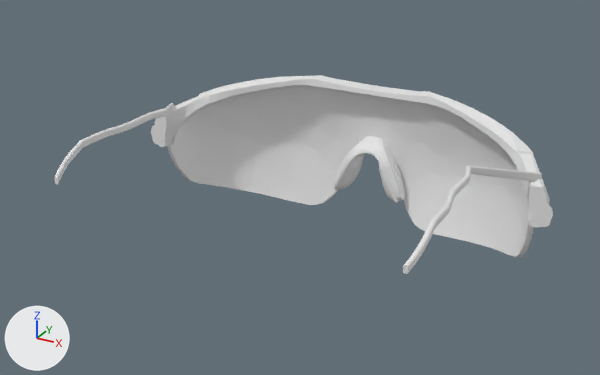
Renders of the FBX model spikes/Unity3D/Assets/Characters/LesCyclopes/Male.fbx from each side of a commit.
Before and after are seen from a 50 mm lens placed at (0.156, -0.255, 1.838), pointed at (-0.001, 0.031, 1.695). The lights are fixed; the arrows at lower left show +X, +Y and +Z. The older version comes first. Vertices at exactly the same position are counted once.

The first picture shows 'PR_LesCyclopes_Male_LOD0'.
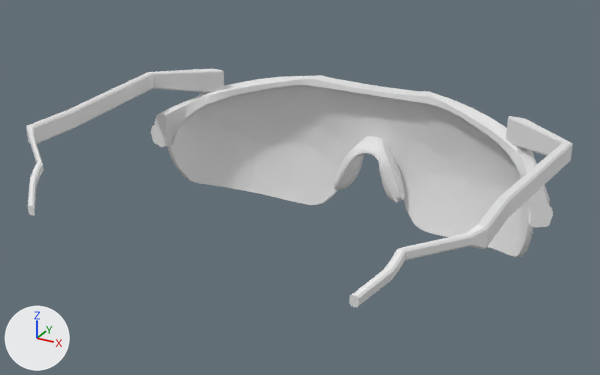
Changed parts and their boxes [x1, y1, x2, y2] in the pictures (600 x 375 px; the box of a moved part takes in the faces that stretch with it):
'PR_LesCyclopes_Male_LOD0', reshaped (10% wider, 20% taller)
    before: [54, 75, 553, 274]
    after: [26, 68, 573, 307]
part 1 of me_pr_lescyclopes_male_lod0_naturaltemples, rebuilt (61% wider, 76% taller)
    before: [403, 166, 542, 274]
    after: [349, 116, 573, 307]
part 2 of me_pr_lescyclopes_male_lod0_naturaltemples, moved or reshaped
    before: [54, 103, 174, 184]
    after: [26, 68, 224, 216]

The change, as a list of edits to the scene's bpy script:
```text
Change me_pr_lescyclopes_male_lod0_naturaltemples:
    used by ob_pr_lescyclopes_male_lod0; location = (0.0, 0.0, 0.0)
    remove me_pr_lescyclopes_male_lod0_naturaltemples.from_pydata(...)  # 1566 vertices, 2762 faces; spans x -0.1..0.1, y -0.036..0.112, z 1.651..1.722
    add me_pr_lescyclopes_male_lod0_naturaltemples.from_pydata(...)  # 1470 vertices, 2666 faces; spans x -0.103..0.103, y -0.057..0.112, z 1.651..1.725
    me_pr_lescyclopes_male_lod0_naturaltemples part 1: the loose piece of 168 vertices spanning x 0.07..0.093, y -0.036..0.062, z 1.705..1.719 is rebuilt with 120 vertices and now spans x 0.065..0.103, y -0.057..0.08, z 1.704..1.725
    me_pr_lescyclopes_male_lod0_naturaltemples part 2
    48 vertices are removed from x -0.077..-0.073, y -0.036..-0.021, z 1.707..1.717
    49 faces are deleted
    4 vertices in x -0.077..-0.075, y -0.014, z 1.716..1.719 move by (0.008, -0.04, -0.009)
    3 vertices in x -0.074..-0.073, y 0.021, z 1.716..1.719 move by (-0.017, -0.05, 0.003)
    3 vertices in x -0.075..-0.074, y 0.021, z 1.716..1.719 move by (-0.018, -0.05, 0.003)
    3 vertices in x -0.076..-0.075, y -0.01, z 1.716..1.719 move by (0.006, -0.041, -0.007)
    3 vertices in x -0.077, y -0.01, z 1.716..1.719 move by (0.005, -0.041, -0.007)
    3 vertices in x -0.077..-0.075, y -0.018, z 1.716 move by (0.01, -0.039, -0.012)
    101 vertices move from x -0.092..-0.07, y -0.018..0.063, z 1.706..1.719 to x -0.103..-0.065, y -0.057..0.081, z 1.704..1.725
    1 new face joins them
```
